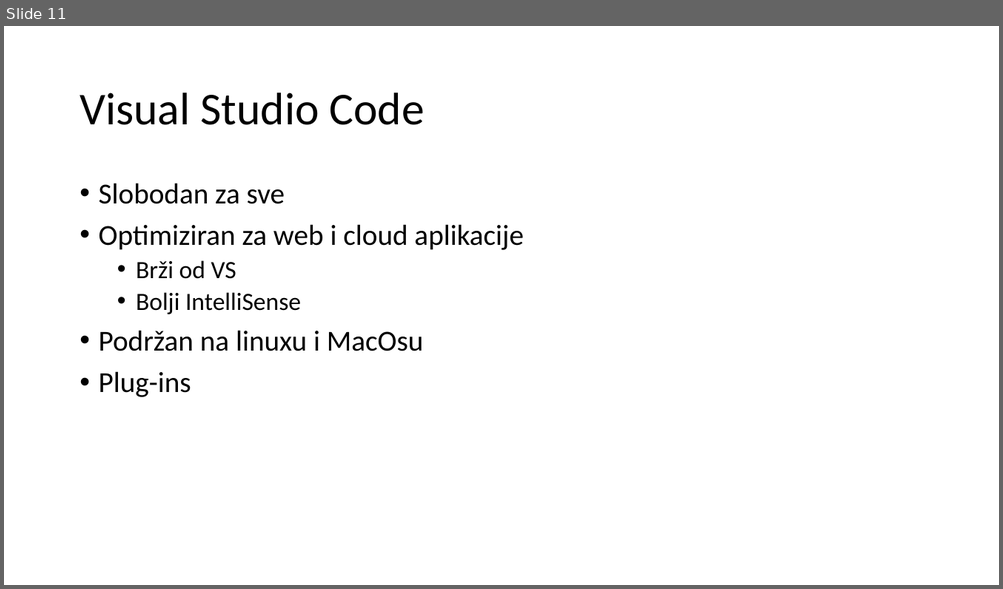
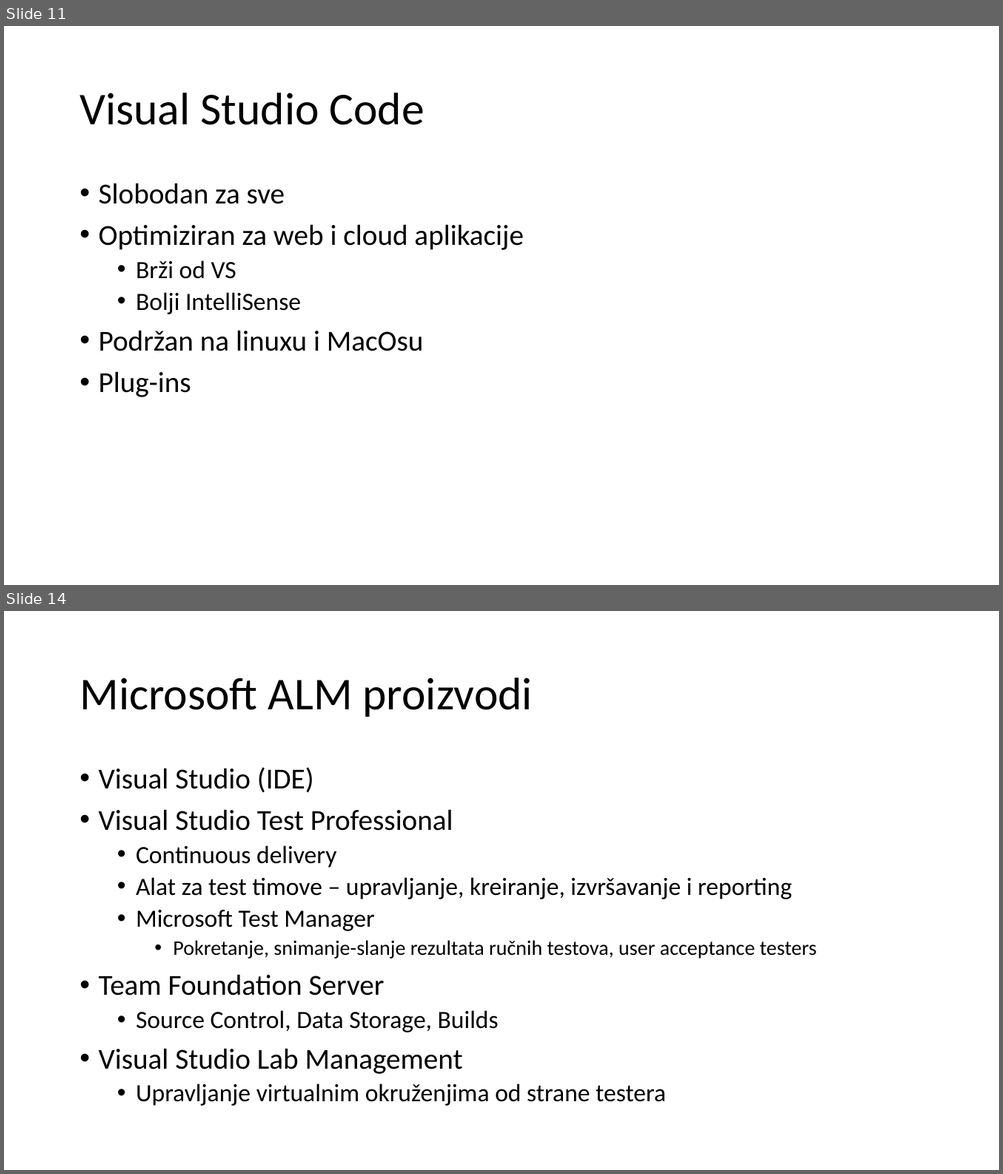
Before and after one commit to mmssniper/angular-workshop, a slide deck: prezentacije/1-3 Alati u razvoju.pptx. Shown one above the other, each under a label of ours: slide 11 before the commit, slides 11 and 14 after it; the slides between them are not shown. The pictures are 1003x589 and 1003x1174 pixels, drawn with LibreOffice and Linux fonts; fonts in the diff are those of the drawing. Boxes give left, top, right and bottom in pixels: in the first picture for what was removed or moved away, otherwise in the second. Text is boxed around its words. In the diff, an @@ line names an element or a change of style, - is before the commit and + after.

```diff
--- a/prezentacije/1-3 Alati u razvoju.pptx
+++ b/prezentacije/1-3 Alati u razvoju.pptx
@@ slide 14 added at bbox=[4, 611, 999, 1170], background #FFFFFF @@
@@ title added at bbox=[79, 678, 532, 717], 44 pt, text #000000 @@
+Microsoft ALM proizvodi
@@ text added at bbox=[99, 767, 817, 1106], 24 pt, text #000000 @@
+• Visual Studio (IDE)
+• Visual Studio Test Professional
+  • Continuous delivery
+  • Alat za test timove – upravljanje, kreiranje, izvršavanje i reporting
+  • Microsoft Test Manager
+    • Pokretanje, snimanje-slanje rezultata ručnih testova, user acceptance testers
+• Team Foundation Server
+  • Source Control, Data Storage, Builds
+• Visual Studio Lab Management
+  • Upravljanje virtualnim okruženjima od strane testera
```
Also in this commit, not shown: 2 slides changed, 2 other slides added, 2 other files.
